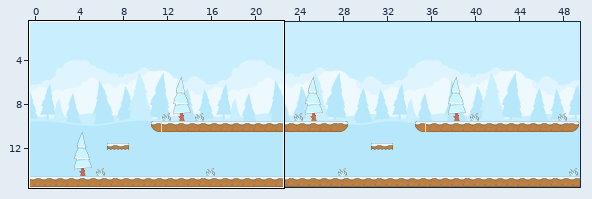
Tiled map -- assets/levels/nivel1.tmx. The picture above shows the old version from afar; the outline marks the close-up.
Close-up. First the earlier version:
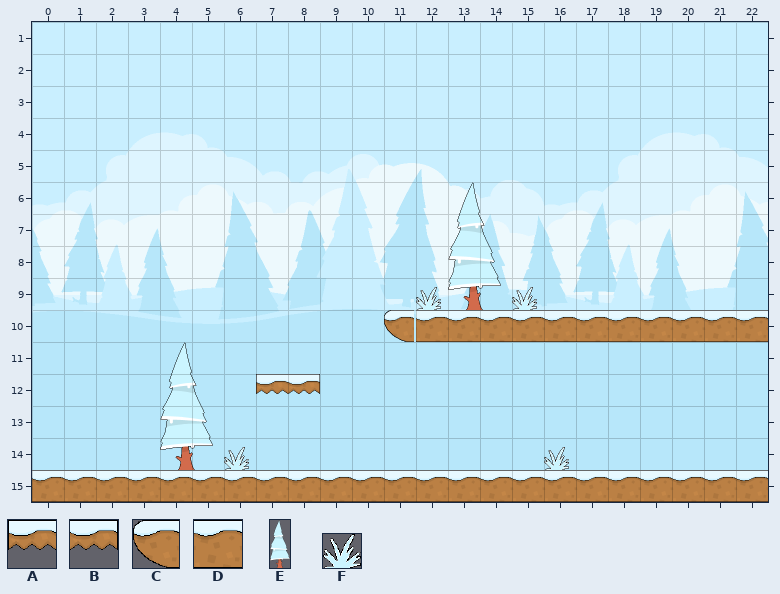
Cells are 64x64 px. Shown: x 0..22, y 1..15. The commit also changed other parts of the map, which this record leaves out.
Key: from "miconjunto": A 8 "platform_snow_left", B 10 "platform_snow_right", C 11 "snow_left", D 12 "snow_middle", E 15 "treePineFrozen", F 17 "bushFrozen".
_ is an empty cell.
Layer "ground" before, first column x 0:
 1 _______________________
 2 _______________________
 3 _______________________
 4 _______________________
 5 _______________________
 6 _______________________
 7 _______________________
 8 _______________________
 9 _______________________
10 ___________CDDDDDDDDDDD
11 _______________________
12 _______AB______________
13 _______________________
14 _______________________
15 DDDDDDDDDDDDDDDDDDDDDDD
Layer "plants" before, first column x 0:
 1 _______________________
 2 _______________________
 3 _______________________
 4 _______________________
 5 _______________________
 6 _______________________
 7 _______________________
 8 _______________________
 9 ____________FE_F_______
10 _______________________
11 _______________________
12 _______________________
13 _______________________
14 ____E_F_________F______
15 _______________________
After the commit:
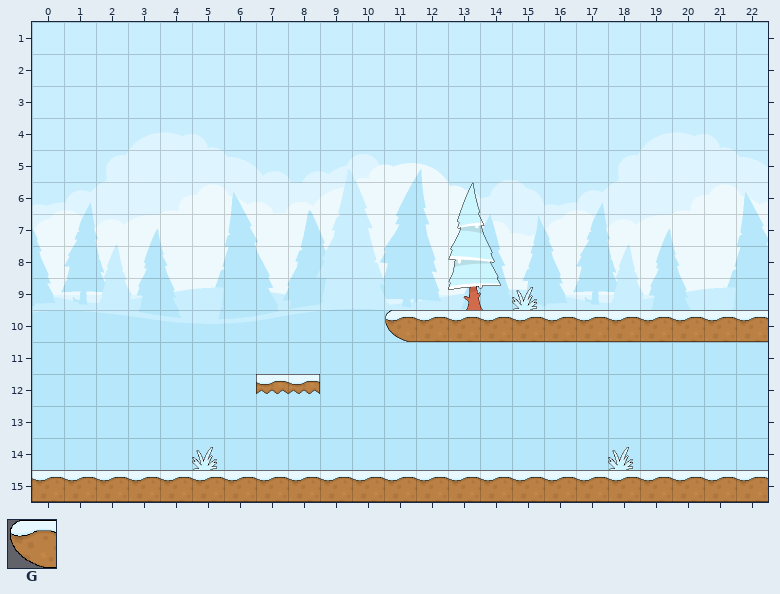
Further tiles: from "tilemap": G 6.
The exact change:
{"where": "layer \"ground\""}
{"y":10,"x":11,"old":"C","new":"G"}
{"where": "layer \"plants\""}
{"y":9,"x":12,"old":"F","new":"_"}
{"y":14,"x":4,"old":"E_F","new":"_F_"}
{"y":14,"x":16,"old":"F","new":"_"}
{"y":14,"x":18,"old":"_","new":"F"}
